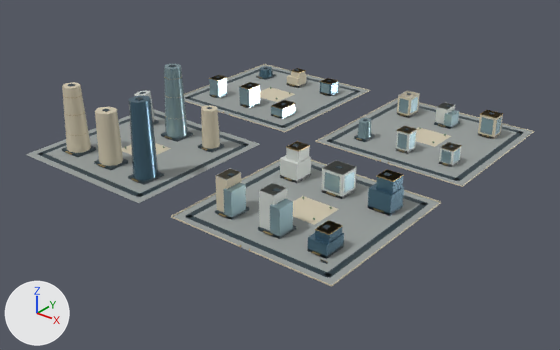
Two versions of the glTF model web/public/assets/3d/ampliworld/GC-CITY-2030/GC-TILE-10-08.glb, one commit apart.
The view is the same before and after, from a 50 mm lens placed at (921.0, 5822.0, 649.0), pointed at (25.0, 6942.0, -45.0). Arrows for +X, +Y and +Z are at lower left; the lights stay in place. The older version comes first. Where no turn or scale is listed for an object, it has been applied to the vertices. Vertices at exactly the same position are counted once.

Objects in the first picture: 'GC-TILE-10-08-blue', 'GC-TILE-10-08-dark', 'GC-TILE-10-08-glass', 'GC-TILE-10-08-gold', 'GC-TILE-10-08-ivory', 'GC-TILE-10-08-paving', 'GC-TILE-10-08-white'.
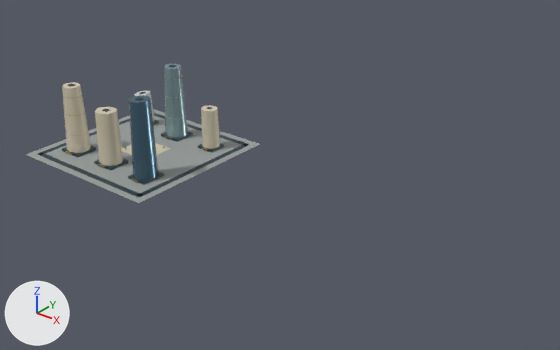
What differs and where, as boxes [x1, y1, x2, y2] in the pictures (560 x 350 px):
'GC-TILE-10-08-paving', reshaped (54% narrower, 57% shorter): before [25, 65, 532, 285]; after [25, 109, 260, 203]
'GC-TILE-10-08-ivory', reshaped (66% narrower, 62% shorter): before [62, 64, 535, 287]; after [62, 82, 220, 166]
'GC-TILE-10-08-dark', reshaped (56% narrower, 38% shorter): before [37, 65, 523, 278]; after [37, 65, 249, 197]
'GC-TILE-10-08-glass', reshaped (93% narrower, 57% shorter): before [164, 64, 502, 239]; after [164, 64, 188, 138]
'GC-TILE-10-08-blue', reshaped (89% narrower, 56% shorter): before [129, 66, 404, 259]; after [129, 95, 158, 180]
'GC-TILE-10-08-white', reshaped: before [134, 90, 461, 231]; after [134, 91, 155, 122]
'GC-TILE-10-08-gold', reshaped (67% narrower, 46% shorter): before [65, 68, 502, 262]; after [65, 77, 208, 182]
part 1 of me_mesh_0, deleted: before [184, 65, 368, 131]
part 2 of me_mesh_0, deleted: before [318, 99, 532, 186]
part 3 of me_mesh_0, deleted: before [173, 161, 440, 285]
part 4 of me_mesh_1, deleted: before [185, 67, 523, 278]
part 5 of me_mesh_2, deleted: before [171, 64, 535, 287]
part 6 of me_mesh_8, deleted: before [215, 90, 461, 231]
part 7 of me_mesh_5, deleted: before [209, 68, 502, 262]
part 8 of me_mesh_7, deleted: before [209, 75, 502, 239]
part 9 of me_mesh_6, deleted: before [259, 66, 404, 259]

Patch to the scene script:
```diff
--- a/web/public/assets/3d/ampliworld/GC-CITY-2030/GC-TILE-10-08.glb.py
+++ b/web/public/assets/3d/ampliworld/GC-CITY-2030/GC-TILE-10-08.glb.py
@@ me_mesh_0 @@
 # used by ob_gc_tile_10_08_paving; location = (0.0, 0.0, 0.0)
-me_mesh_0.from_pydata(...)  # 32 vertices, 48 faces; spans x -379.0..379.0, y 6621.0..7379.0, z 0.0
+me_mesh_0.from_pydata(...)  # 8 vertices, 12 faces; spans x -379.0..-41.0, y 6621.0..6959.0, z 0.0
+# me_mesh_0 part 1: the loose piece of 8 vertices spanning x -379.0..-41.0, y 7041.0..7379.0, z 0.0 is deleted
+# me_mesh_0 part 2: the loose piece of 8 vertices spanning x 41.0..379.0, y 7041.0..7379.0, z 0.0 is deleted
+# me_mesh_0 part 3: the loose piece of 8 vertices spanning x 41.0..379.0, y 6621.0..6959.0, z 0.0 is deleted
 me_mesh_0.materials.append(mat_paving)
@@ me_mesh_1 @@
 # used by ob_gc_tile_10_08_dark; location = (0.0, 0.0, 0.0)
-me_mesh_1.from_pydata(...)  # 520 vertices, 780 faces; spans x -364.0..364.0, y 6636.0..7364.0, z 0.0..159.0
+me_mesh_1.from_pydata(...)  # 128 vertices, 192 faces; spans x -364.0..-56.0, y 6636.0..6944.0, z 0.0..159.0
+# me_mesh_1 part 4: 49 loose pieces with 392 vertices, spanning x -364.0..364.0, y 6636.0..7364.0, z 0.0..75.0, are deleted
 me_mesh_1.materials.append(mat_dark)
@@ me_mesh_2 @@
 # used by ob_gc_tile_10_08_ivory; location = (0.0, 0.0, 0.0)
-me_mesh_2.from_pydata(...)  # 258 vertices, 408 faces; spans x -380.0..380.0, y 6620.0..7380.0, z 0.0..140.0
+me_mesh_2.from_pydata(...)  # 74 vertices, 132 faces; spans x -334.0..-91.0, y 6679.0..6900.0, z 0.0..140.0
+# me_mesh_2 part 5: 23 loose pieces with 184 vertices, spanning x -380.0..380.0, y 6620.0..7380.0, z 0.0..71.0, are deleted
 me_mesh_2.materials.append(mat_ivory)
@@ me_mesh_5 @@
 # used by ob_gc_tile_10_08_gold; location = (0.0, 0.0, 0.0)
-me_mesh_5.from_pydata(...)  # 936 vertices, 1572 faces; spans x -333.0..339.0, y 6620.0..7321.0, z 0.0..136.0
+me_mesh_5.from_pydata(...)  # 444 vertices, 792 faces; spans x -333.0..-91.0, y 6673.0..6906.0, z 4.0..136.0
+# me_mesh_5 part 7: 51 loose pieces with 492 vertices, spanning x -324.0..339.0, y 6620.0..7321.0, z 0.0..64.0, are deleted
 me_mesh_5.materials.append(mat_gold)
@@ me_mesh_6 @@
 # used by ob_gc_tile_10_08_blue; location = (0.0, 0.0, 0.0)
-me_mesh_6.from_pydata(...)  # 84 vertices, 140 faces; spans x -325.0..333.0, y 6677.0..7322.0, z 0.0..158.0
+me_mesh_6.from_pydata(...)  # 22 vertices, 40 faces; spans x -131.0..-89.0, y 6677.0..6727.0, z 5.0..158.0
+# me_mesh_6 part 9: 6 loose pieces with 62 vertices, spanning x -325.0..333.0, y 6679.0..7322.0, z 0.0..64.0, are deleted
 me_mesh_6.materials.append(mat_blue)
@@ me_mesh_7 @@
 # used by ob_gc_tile_10_08_glass; location = (0.0, 0.0, 0.0)
-me_mesh_7.from_pydata(...)  # 380 vertices, 584 faces; spans x -324.0..329.0, y 6679.0..7322.0, z 0.0..154.0
+me_mesh_7.from_pydata(...)  # 22 vertices, 40 faces; spans x -233.0..-187.0, y 6859.0..6905.0, z 5.0..154.0
+# me_mesh_7 part 8: 43 loose pieces with 358 vertices, spanning x -324.0..329.0, y 6679.0..7322.0, z 0.0..56.0, are deleted
 me_mesh_7.materials.append(mat_glass)
@@ me_mesh_8 @@
 # used by ob_gc_tile_10_08_white; location = (0.0, 0.0, 0.0)
-me_mesh_8.from_pydata(...)  # 118 vertices, 184 faces; spans x -326.0..324.0, y 6683.0..7323.0, z 0.0..73.0
+me_mesh_8.from_pydata(...)  # 22 vertices, 40 faces; spans x -326.0..-294.0, y 6856.0..6908.0, z 5.0..73.0
+# me_mesh_8 part 6: 12 loose pieces with 96 vertices, spanning x 90.0..324.0, y 6683.0..7323.0, z 0.0..73.0, are deleted
 me_mesh_8.materials.append(mat_white)
```
